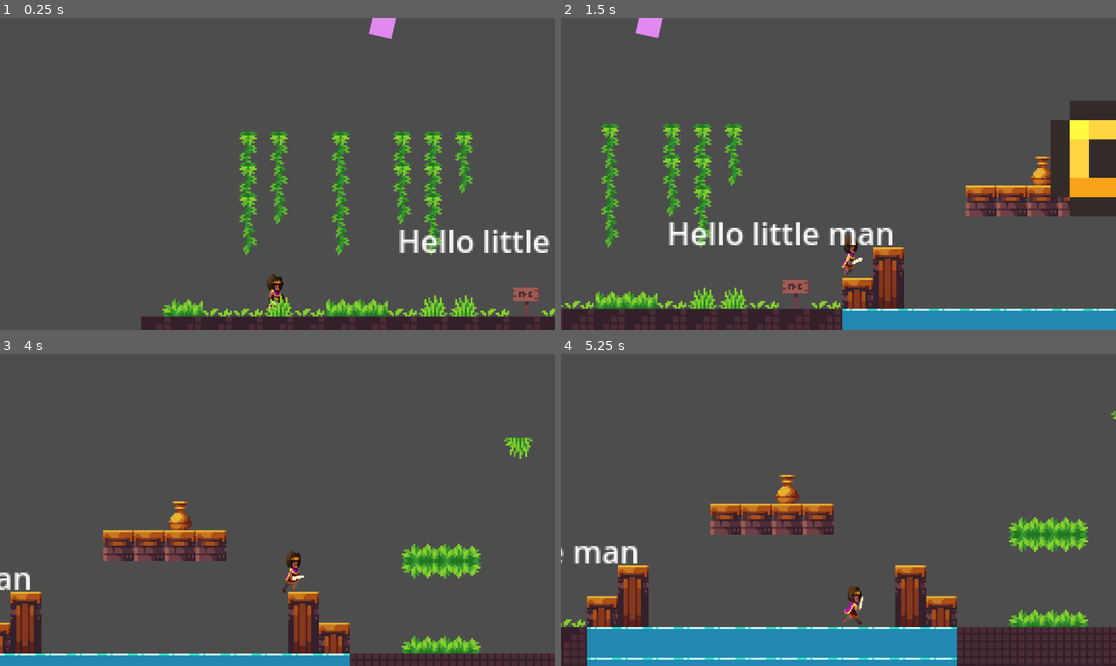
Above: before the commit, frames 1-4 (two rows, left to right).
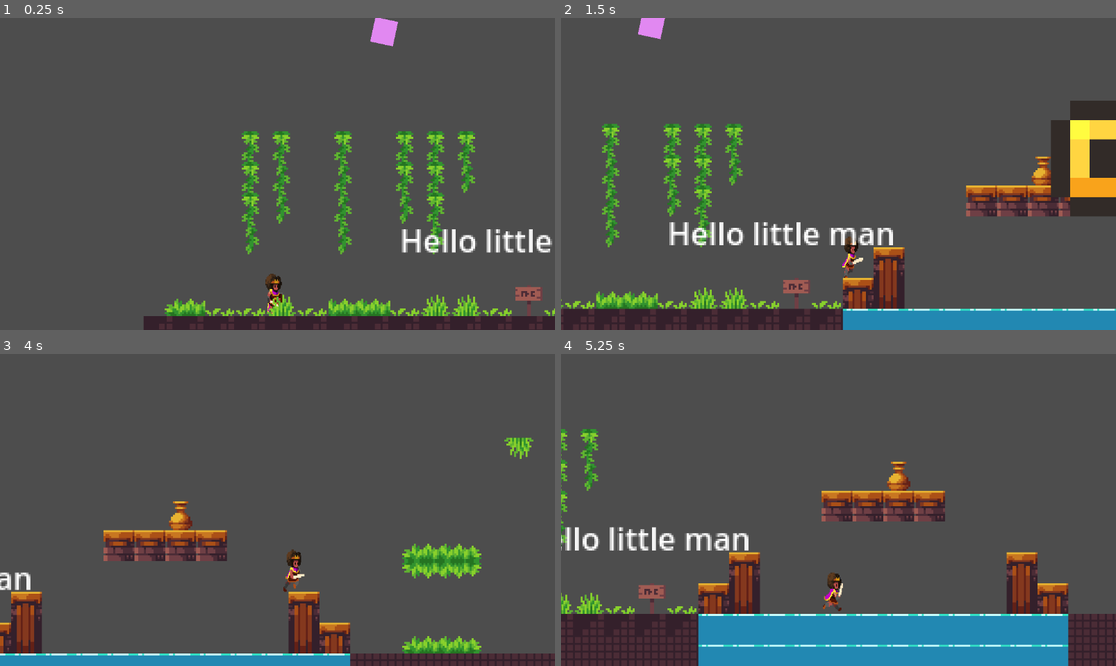
Above: after the commit, the same moments.

Repository: The-E21/TempleExploreDurhack24
Game: Godot game, scene res://Scenes/temple_scene.tscn
Same seed, same stepped clock (60 frames per second), same inputs: the game is played once before the commit and once after it. The engine's default icon, where the game draws it, is replaced by a stand-in: a white triangle on a blue panel in a dark square.
Inputs:
- Up to frame 1 (0.25 s): no input
- Up to frame 2 (1.5 s): hold E (interact) 0.53-1.28 s; hold D (move_right) from 0.53 s (still down); tap Space (jump) at 0.77 s; tap E (interact) at 1.35 s
- Up to frame 3 (4 s): tap Space (jump) at 1.52, 3.02, 3.77 s; release D (move_right) at 2.03 s; hold A (move_left) 2.03-2.78 s; hold E (interact) 2.03-2.78 s; hold D (move_right) from 2.78 s (still down); tap E (interact) at 2.85 s; hold E (interact) from 3.53 s (still down)
- Up to frame 4 (5.25 s): release D (move_right) at 4.28 s; release E (interact) at 4.28 s; hold A (move_left) 4.28-5.03 s; tap E (interact) at 4.35 s; tap Space (jump) at 4.52 s; hold D (move_right) from 5.03 s (still down); hold E (interact) from 5.03 s (still down)

The runs differ from the first frame. In frame 1, 6.9% of the frame differs, in the area x 25-100%, y 0-100%; in frame 2, 1.9%; in frame 3, 1.1%; in frame 4, 24%, in the area x 0-100%, y 18-100%.

Commit message:
Fixed crate

Diff:
--- a/Scenes/Crate.tscn
+++ b/Scenes/Crate.tscn
@@ -9,9 +9,10 @@
 [sub_resource type="RectangleShape2D" id="RectangleShape2D_i7738"]
 size = Vector2(16, 16)
 
-[node name="Crate" type="RigidBody2D"]
+[node name="Crate" type="RigidBody2D" groups=["crates"]]
 collision_layer = 8
-collision_mask = 6
+collision_mask = 7
+lock_rotation = true
 
 [node name="Sprite2D" type="Sprite2D" parent="."]
 texture = SubResource("AtlasTexture_fraj5")
--- a/Scripts/playerscript.gd
+++ b/Scripts/playerscript.gd
@@ -54,7 +54,7 @@
 	for i in get_slide_collision_count():
 		var collision = get_slide_collision(i)
 		var collision_crate = collision.get_collider()
-		if collision_crate.is_in_group("Crates") and abs(collision_crate.get_linear_velocity().x) < MAX_VELOCITY: collision_crate.apply_central_impulse(collision.get_normal() * -PUSH_FORCE)
+		if collision_crate.is_in_group("crates") and abs(collision_crate.get_linear_velocity().x) < MAX_VELOCITY: collision_crate.apply_central_impulse(collision.get_normal() * -PUSH_FORCE)
 
 func manageJump(delta):
 	if(jumpBufferTimer != -1):
--- a/Testing/TestE.tscn
+++ b/Testing/TestE.tscn
@@ -1,7 +1,8 @@
-[gd_scene load_steps=4 format=3 uid="uid://fjiknldj7ami"]
+[gd_scene load_steps=5 format=3 uid="uid://fjiknldj7ami"]
 
 [ext_resource type="Texture2D" uid="uid://cmjfqsloifams" path="res://Assets/icon.svg" id="1_rxn5a"]
 [ext_resource type="PackedScene" uid="uid://cmvm3tmon2yir" path="res://Scenes/player.tscn" id="2_rxdl1"]
+[ext_resource type="PackedScene" uid="uid://dycx8f1qsbpmp" path="res://Scenes/Crate.tscn" id="3_8jagc"]
 
 [sub_resource type="RectangleShape2D" id="RectangleShape2D_gm30x"]
 size = Vector2(1082.34, 69.1071)
@@ -22,3 +23,6 @@
 
 [node name="Player" parent="." instance=ExtResource("2_rxdl1")]
 position = Vector2(58.0818, 158.756)
+
+[node name="Crate" parent="." instance=ExtResource("3_8jagc")]
+position = Vector2(99, 146)
--- a/project.godot
+++ b/project.godot
@@ -14,6 +14,10 @@
 run/main_scene="res://Scenes/temple_scene.tscn"
 config/features=PackedStringArray("4.3", "GL Compatibility")
 config/icon="res://icon.svg"
+
+[global_group]
+
+crates=""
 
 [input]
 
